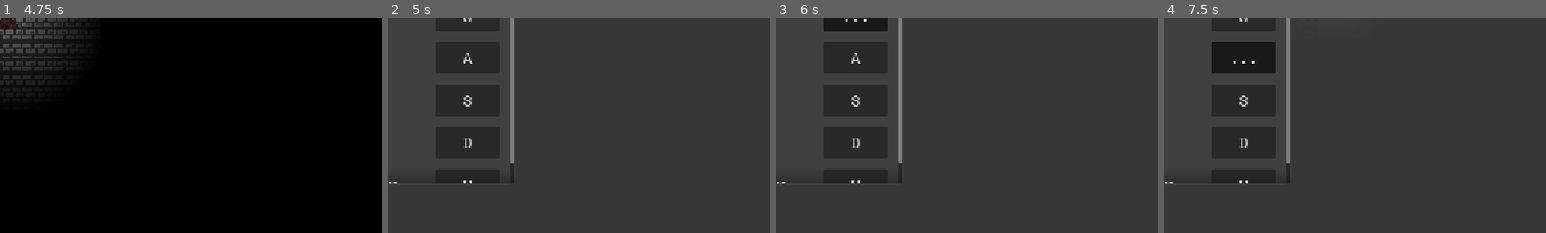
Above: before the commit, frames 1-4 (left to right).
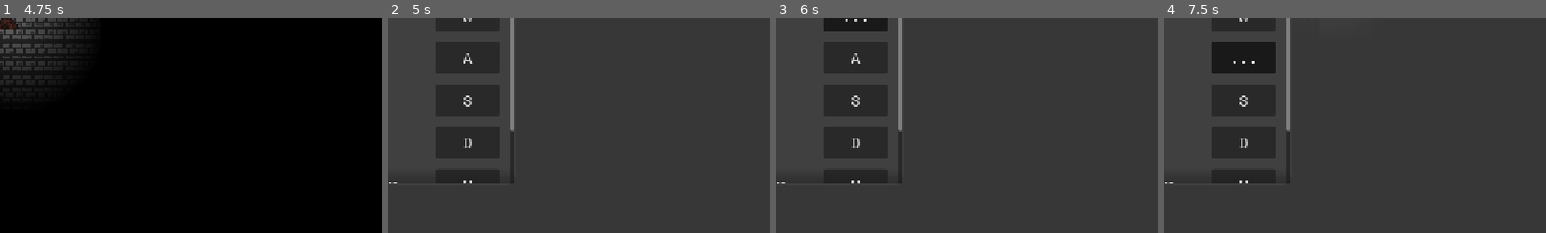
Above: after the commit, the same moments.

Repository: TurbogamesDev/godot-wild-jam-98
Game: Godot game, scene res://assets/scenes/ui/main_menu.tscn
Two runs of this game, one before a commit and one after it. Both use one fixed random seed, a clock stepped at 60 frames per second and the inputs below. The engine's default icon, where the game draws it, is replaced by a stand-in: a white triangle on a blue panel in a dark square.
Inputs (mouse positions are % of the whole screen's width and height, from its top left):
- Up to frame 1 (4.75 s): click "Play" at 0.5 s; tap Enter at 1.25 s; move the mouse to (72, 45) at 1.27 s; hold D (right) 1.28-2.03 s; click (72, 45) at 1.42 s; move the mouse to (30, 55) at 2.02 s; hold S (down) 2.03-2.78 s; move the mouse to (60, 28) at 2.77 s; hold D (right) 2.78-3.53 s; move the mouse to (45, 70) at 3.52 s; hold W (up) 3.53-4.28 s; click (45, 70) at 3.67 s; move the mouse to (80, 65) at 4.27 s; hold A (left) from 4.28 s (still down)
- Up to frame 2 (5 s): keep holding A (left); tap ` (settings) at 4.9 s
- Up to frame 3 (6 s): move the mouse to (20, 35) at 5.02 s; release A (left) at 5.75 s; click "W" at 5.75 s
- Up to frame 4 (7.5 s): click "..." at 6.5 s; click "A" at 7.25 s
The pictures show only the part of the screen within x 50-100%, y 50-100%; the shares and areas given below are measured in that part.

Frame 1 is identical in both runs. In frame 2, 0.2% of the frame differs, in the area x 32-33%, y 52-68%; in frame 3, 0.2%; in frame 4, 0.2%.

Commit message:
Add settings open key rebinding

Diff:
--- a/assets/scenes/ui/settings_menu.tscn
+++ b/assets/scenes/ui/settings_menu.tscn
@@ -131,8 +131,14 @@
 layout_mode = 2
 actionName = "right"
 
-[node name="B5_ControlRemapItem" parent="Panel/ScrollContainer/VBoxContainer" unique_id=84844192 instance=ExtResource("1_syw1e")]
+[node name="B5_ControlRemapItem" parent="Panel/ScrollContainer/VBoxContainer" unique_id=544913615 instance=ExtResource("1_syw1e")]
 z_index = 30
 custom_minimum_size = Vector2(376, 64)
 layout_mode = 2
 actionName = "toggle_map"
+
+[node name="B6_ControlRemapItem" parent="Panel/ScrollContainer/VBoxContainer" unique_id=84844192 instance=ExtResource("1_syw1e")]
+z_index = 30
+custom_minimum_size = Vector2(376, 64)
+layout_mode = 2
+actionName = "settings"
